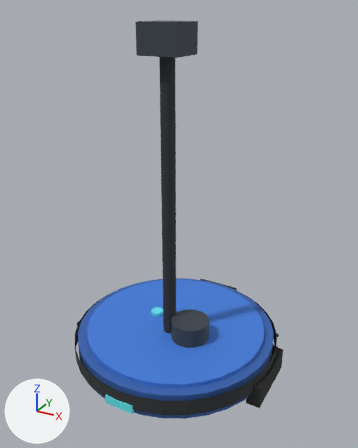
Two versions of the OBJ model assets/robot_proxies/robot_blue_h090.obj, one commit apart.
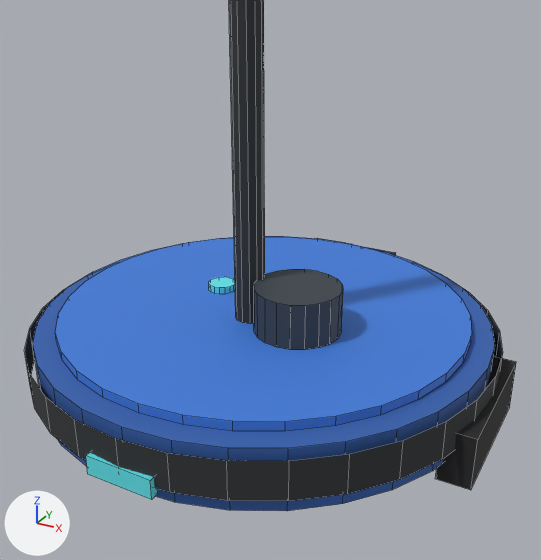
Each version is shown whole from a 50 mm camera at (0.592, -1.056, 0.966) aimed at (0.013, -0.005, 0.44), then close up from a 50 mm camera at (0.419, -0.745, 0.53) aimed at (0.062, -0.096, 0.205). Lighting does not change. The marker at lower left points along +X, +Y and +Z. The first two pictures are the older version. The close-ups show mesh edges as thin lines. Where no turn or scale is listed for an object, it has been applied to the vertices.

In view in the first close-up: 'low_poly_robot_vacuum'.
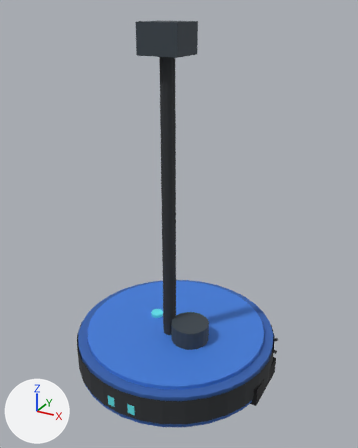
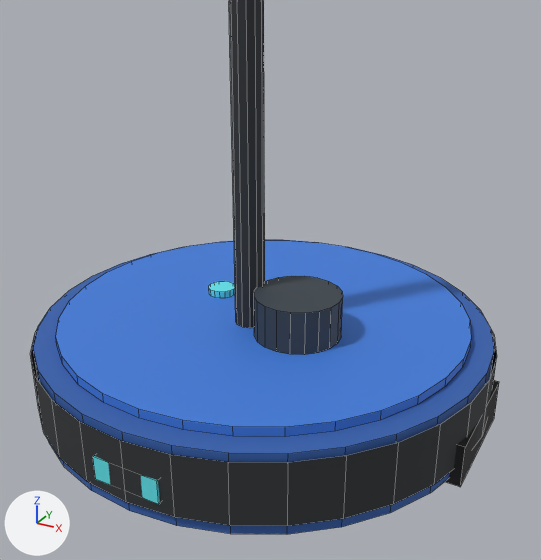
Changed parts and their boxes [x1, y1, x2, y2] in the close-ups (541 x 560 px; the box of a moved part takes in the faces that stretch with it):
```json
{"object": "low_poly_robot_vacuum", "change": "reshaped", "before": [25, 0, 516, 511], "after": [31, 0, 499, 534]}
{"part": 1, "of": "me_low_poly_robot_vacuum", "change": "moved or reshaped", "before": [33, 243, 495, 511], "after": [33, 247, 494, 534]}
{"part": 2, "of": "me_low_poly_robot_vacuum", "change": "moved or reshaped", "before": [55, 236, 472, 431], "after": [56, 240, 471, 437]}
{"part": 3, "of": "me_low_poly_robot_vacuum", "change": "moved or reshaped", "before": [25, 286, 503, 501], "after": [31, 330, 497, 526]}
{"part": 4, "of": "me_low_poly_robot_vacuum", "change": "moved or reshaped", "before": [254, 269, 343, 350], "after": [254, 276, 343, 355]}
{"part": 5, "of": "me_low_poly_robot_vacuum", "change": "moved or reshaped", "before": [209, 277, 235, 294], "after": [209, 281, 235, 298]}
{"part": 6, "of": "me_low_poly_robot_vacuum", "change": "moved or reshaped", "before": [436, 356, 516, 490], "after": [445, 380, 499, 487]}
{"part": 7, "of": "me_low_poly_robot_vacuum", "change": "moved or reshaped", "before": [317, 238, 396, 255], "on screen": "not visible afterwards"}
{"part": 8, "of": "me_low_poly_robot_vacuum", "change": "moved or reshaped", "before": [86, 452, 158, 500], "after": [93, 456, 160, 504]}
{"part": 9, "of": "me_low_poly_robot_vacuum", "change": "moved or reshaped", "before": [229, 0, 265, 324], "after": [229, 0, 265, 328]}
```

The change, as JSON lines over the scene's bpy script:
```json
{"block": "me_low_poly_robot_vacuum", "where": "# used by ob_low_poly_robot_vacuum; location = (0.0, 0.0, 0.0)"}
{"op": "remove", "block": "me_low_poly_robot_vacuum", "code": "me_low_poly_robot_vacuum.from_pydata(...)  # 360 vertices, 208 faces; spans x -0.298..0.298, y -0.294..0.298, z 0.012..0.935"}
{"op": "add", "block": "me_low_poly_robot_vacuum", "code": "me_low_poly_robot_vacuum.from_pydata(...)  # 360 vertices, 208 faces; spans x -0.286..0.286, y -0.286..0.286, z 0.0..0.935"}
{"block": "me_low_poly_robot_vacuum", "change": "me_low_poly_robot_vacuum part 1: the loose piece of 64 vertices spanning x -0.282..0.282, y -0.282..0.282, z 0.035..0.108 is scaled about its middle by (1, 1, 1.32), then moved by (0.0, 0.0, -0.018)"}
{"block": "me_low_poly_robot_vacuum", "change": "me_low_poly_robot_vacuum part 2: the loose piece of 64 vertices spanning x -0.255..0.255, y -0.255..0.255, z 0.108..0.119 is moved by (0.0, 0.0, -0.006)"}
{"block": "me_low_poly_robot_vacuum", "change": "me_low_poly_robot_vacuum part 3: the loose piece of 64 vertices spanning x -0.292..0.292, y -0.292..0.292, z 0.055..0.101 is scaled about its middle by (0.979, 0.979, 1.63), then moved by (0.0, 0.0, -0.021)"}
{"block": "me_low_poly_robot_vacuum", "change": "me_low_poly_robot_vacuum part 4: the loose piece of 40 vertices spanning x 0.013..0.117, y -0.087..0.017, z 0.119..0.174 is scaled about the mesh origin by (1, 1, 0.945)"}
{"block": "me_low_poly_robot_vacuum", "change": "me_low_poly_robot_vacuum part 5: the loose piece of 32 vertices spanning x -0.093..-0.057, y 0.002..0.038, z 0.119..0.128 is moved by (0.0, 0.0, -0.006)"}
{"block": "me_low_poly_robot_vacuum", "change": "me_low_poly_robot_vacuum part 6: the loose piece of 8 vertices spanning x 0.26..0.298, y -0.09..0.09, z 0.012..0.076 is scaled about its middle by (0.842, 0.833, 0.813), then moved by (-0.011, 0.0, -0.018)"}
{"block": "me_low_poly_robot_vacuum", "change": "me_low_poly_robot_vacuum part 7: the loose piece of 8 vertices spanning x -0.067..0.067, y 0.291..0.298, z 0.068..0.101 is scaled about its middle by (1, 0.857, 1.21), then moved by (0.0, -0.014, -0.015)"}
{"block": "me_low_poly_robot_vacuum", "change": "me_low_poly_robot_vacuum part 8: the loose piece of 8 vertices spanning x -0.04..0.04, y -0.294..-0.284, z 0.045..0.068 is scaled about its middle by (1, 0.6, 1.22), then moved by (0.0, 0.008, -0.011)"}
{"block": "me_low_poly_robot_vacuum", "change": "me_low_poly_robot_vacuum part 9: 12 of 360 vertices moved; they spanned x -0.018..0.018, y -0.053..-0.017, z 0.119 and now span x -0.018..0.018, y -0.053..-0.017, z 0.113; mean shift (0.0, 0.0, -0.006); largest move (0.0, -0.017, 0.119) -> (0.0, -0.017, 0.113)"}
{"block": "me_low_poly_robot_vacuum", "change": "other edits to the shape of me_low_poly_robot_vacuum do not show in these pictures"}
```
